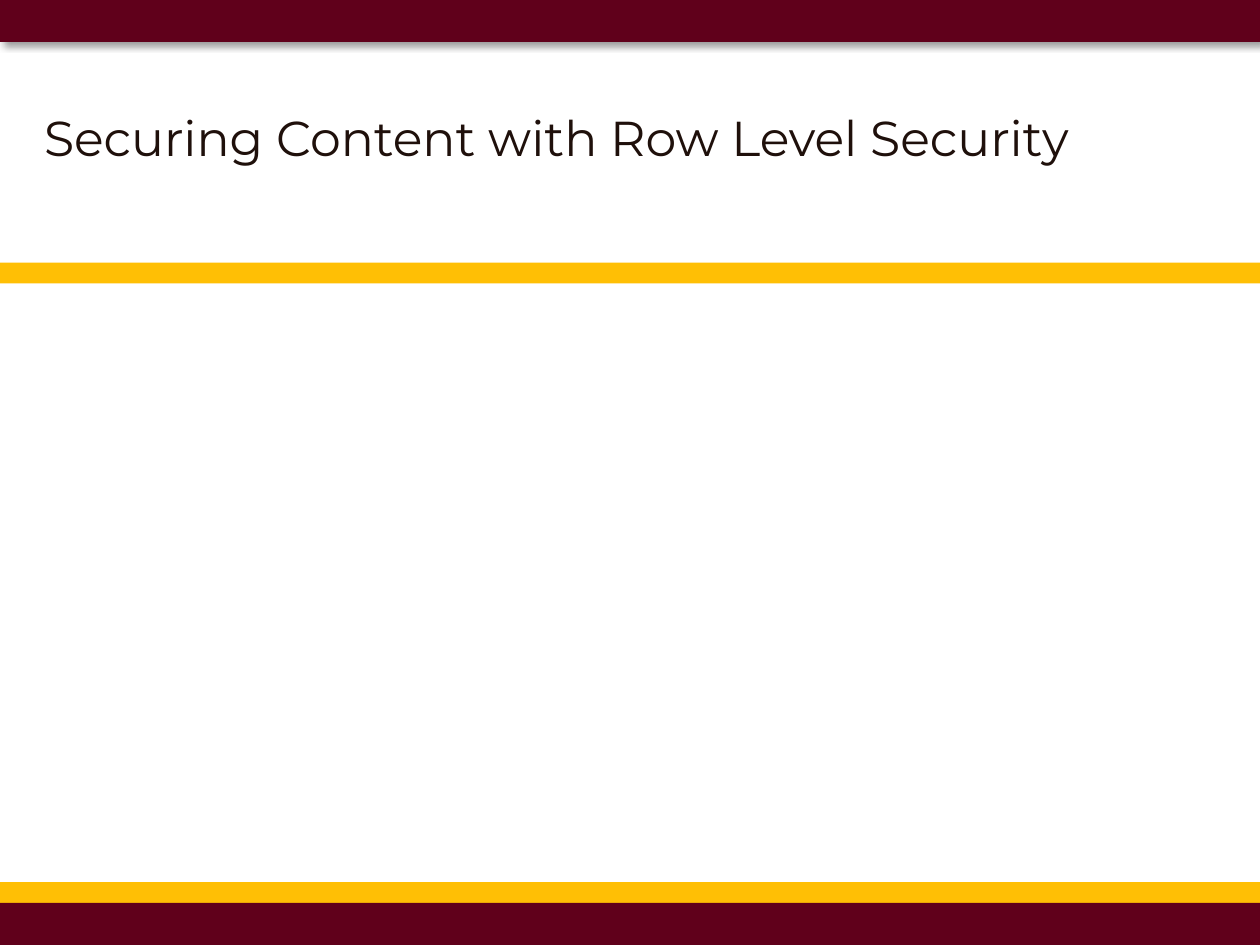
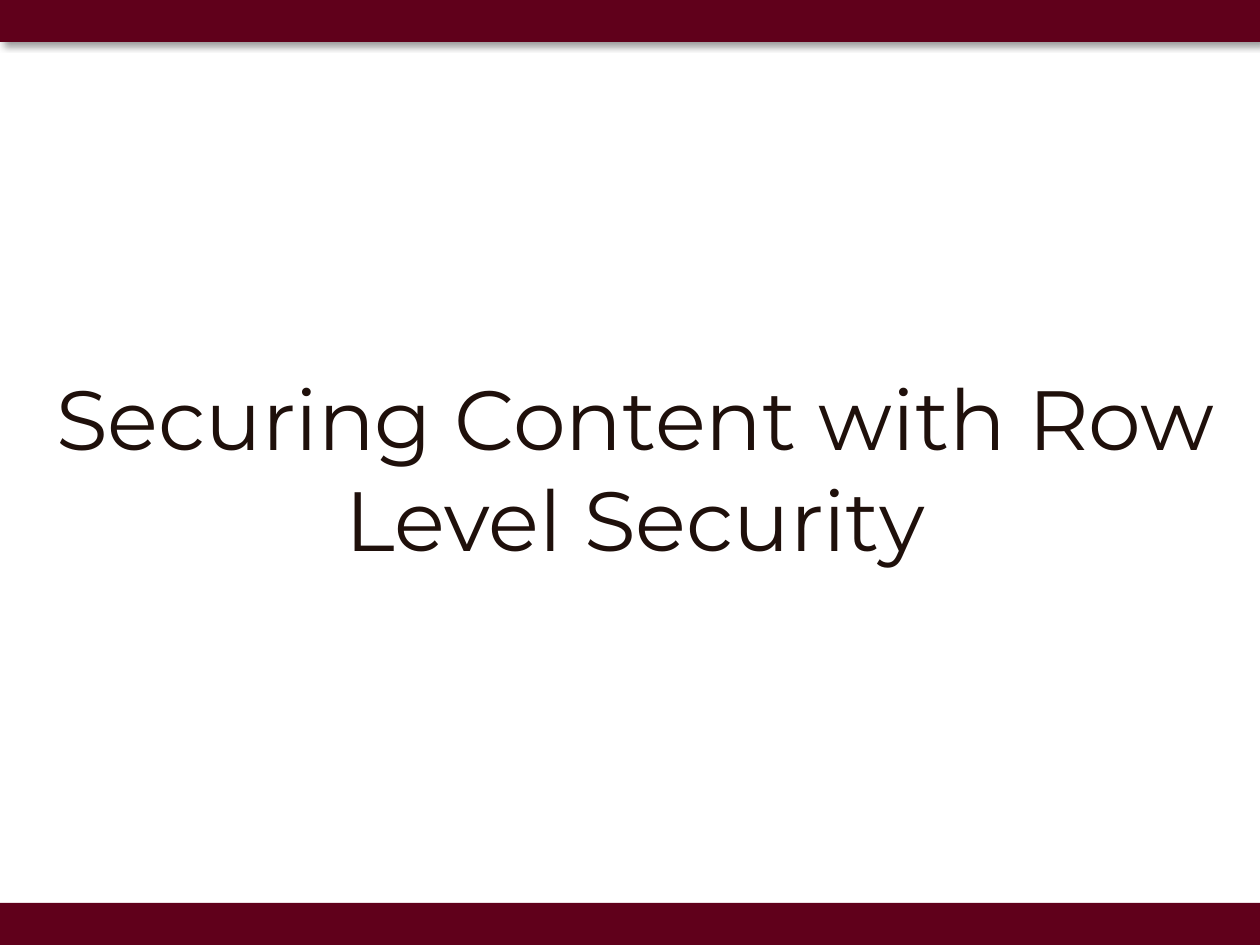
Before and after one commit to PowerBiDevCamp/Camp-Sessions, a slide deck: slide 1 of Presentations/Row Level Security.pptx. Drawn at 1260x945 pixels with LibreOffice and Linux fonts; fonts in the diff are those of the drawing; background and template pictures are left out. Boxes give left, top, right and bottom in pixels: in the first picture for what was removed or moved away, otherwise in the second. Text is boxed around its words. In the diff, an @@ line names an element or a change of style, - is before the commit and + after.

```diff
--- a/Presentations/Row Level Security.pptx
+++ b/Presentations/Row Level Security.pptx
@@ title "Securing Content with Row Level ..." at <box>56,387,1214,568</box>: size 28 to 48 pt; alignment left to centre @@
@@ rectangle removed at <box>0,262,1260,284</box> @@
@@ rectangle removed at <box>0,882,1260,903</box> @@
```
Also in this commit, not shown: 5 other slides changed, 3 slides added, 9 slides removed, 3 other files.
